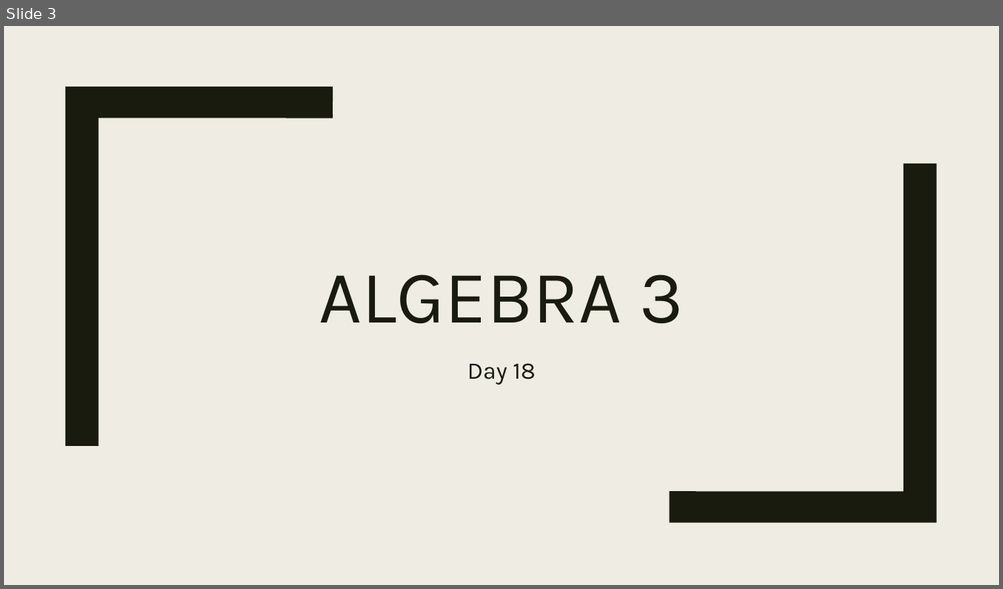
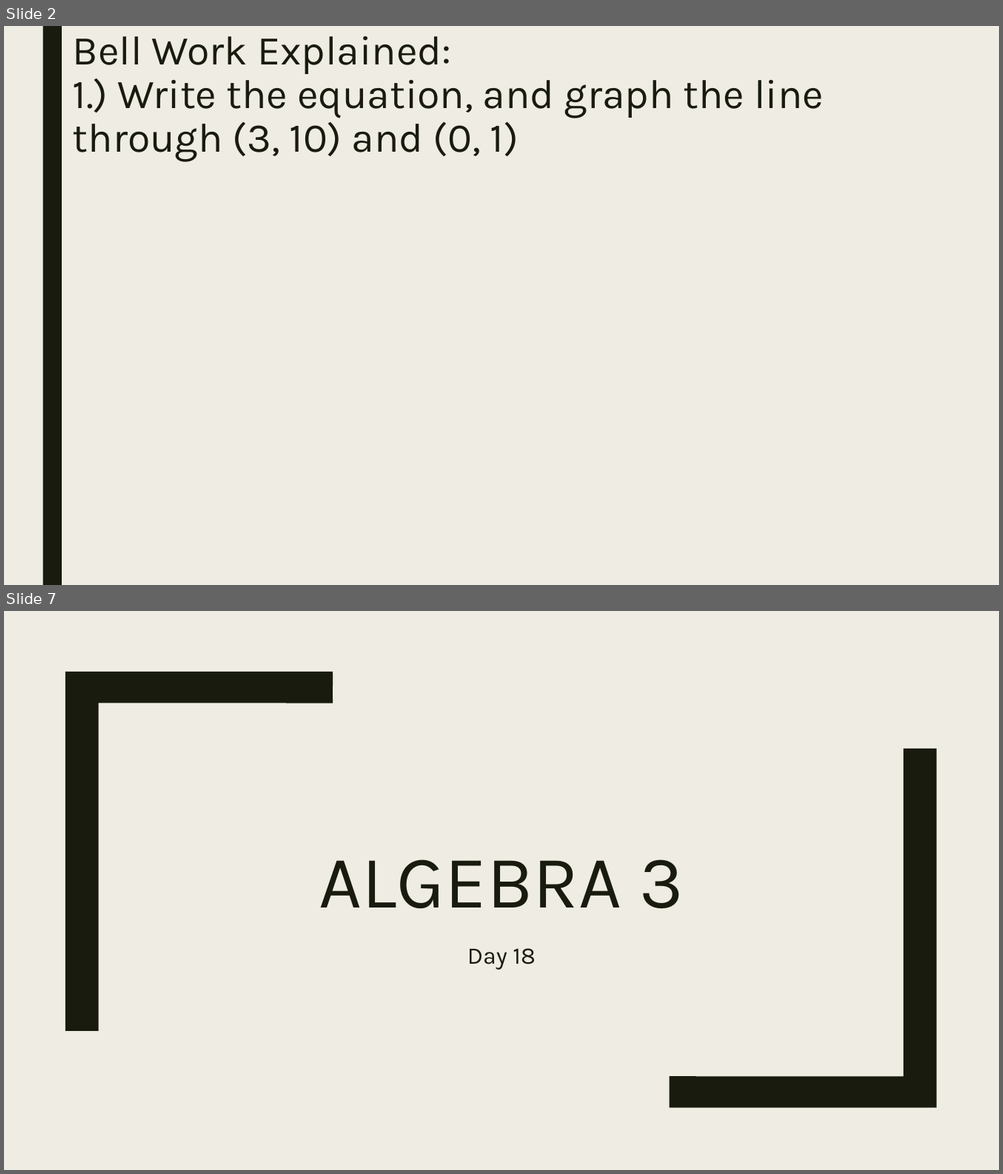
Before and after one commit to codecuddy/algebra_3-4, a slide deck: _PowerPoints/1st Semester/Unit 2 Relations and Functions/Algebra3_Day_018 2.5 Using Linear Functions and 2.6 Families of Functions.pptx. Shown one above the other, each under a label of ours: slide 3 before the commit, slides 2 and 7 after it; the slides between them are not shown. The pictures are 1003x589 and 1003x1174 pixels, drawn with LibreOffice and Linux fonts; fonts in the diff are those of the drawing; grey boxes stand for pictures. Boxes give left, top, right and bottom in pixels: in the first picture for what was removed or moved away, otherwise in the second. Text is boxed around its words. In the diff, an @@ line names an element or a change of style, - is before the commit and + after.

```diff
--- a/_PowerPoints/1st Semester/Unit 2 Relations and Functions/Algebra3_Day_018 2.5 Using Linear Functions and 2.6 Families of Functions.pptx
+++ b/_PowerPoints/1st Semester/Unit 2 Relations and Functions/Algebra3_Day_018 2.5 Using Linear Functions and 2.6 Families of Functions.pptx
@@ slide 2 added at (x1=4, y1=26, x2=999, y2=585), background #EFEDE3 @@
@@ rectangle added at (x1=42, y1=26, x2=62, y2=585), fill #191B0E @@
@@ title added at (x1=73, y1=36, x2=823, y2=162), 39.6 pt, text #191B0E @@
+Bell Work Explained:
+1.) Write the equation, and graph the line through (3, 10) and (0, 1)
@@ what was slide 3 is now slide 7 @@
```
Also in this commit, not shown: 2 slides changed, 6 other slides added, 37 other files.
